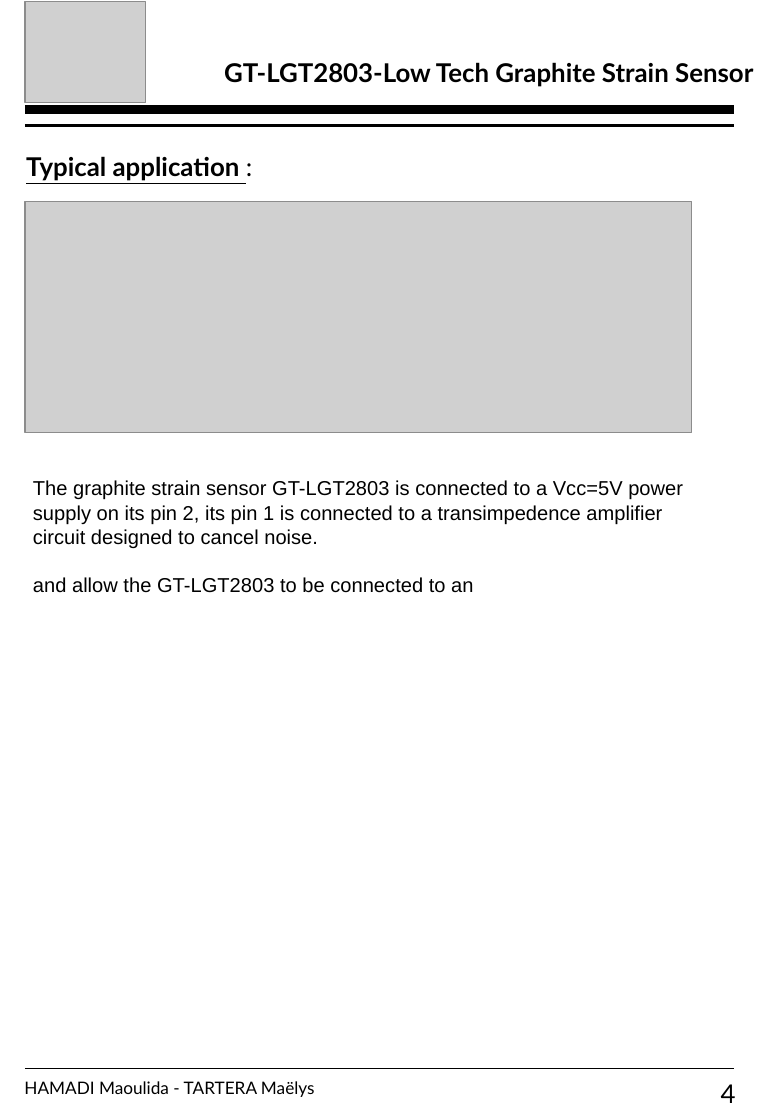
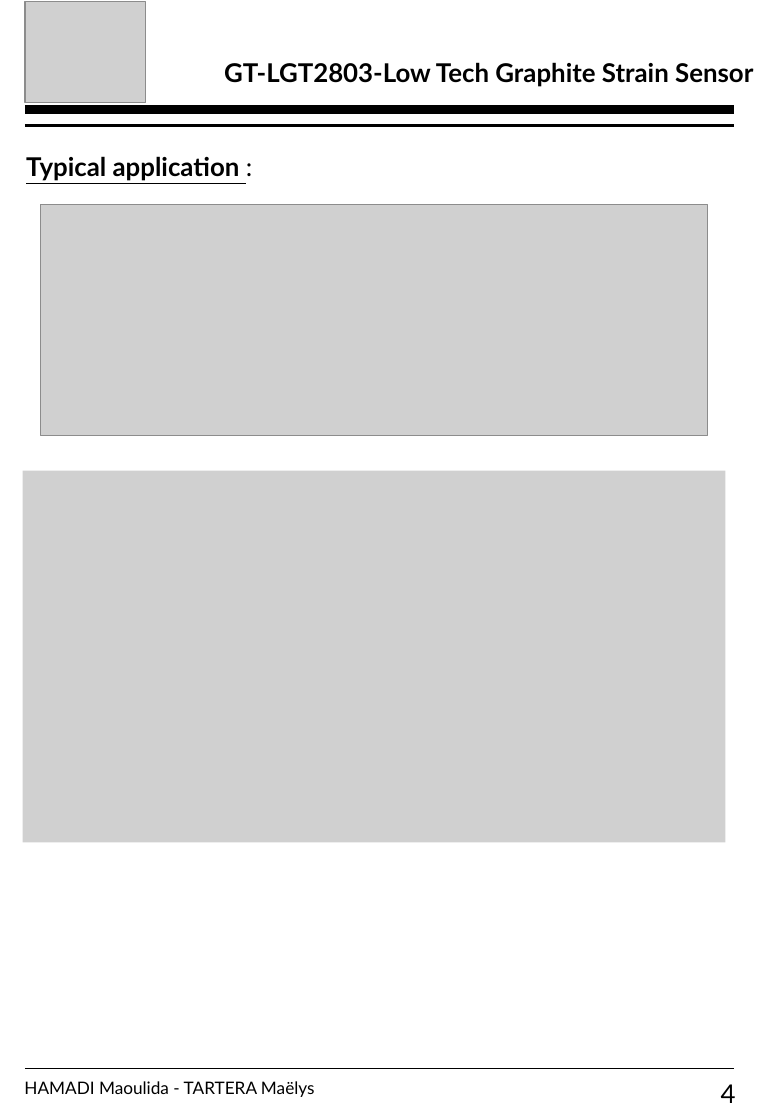
Before and after one commit to MOSH-Insa-Toulouse/2024-2025-4GP-cookingmae-MaouLidaDev, a slide deck: slide 4 of Datasheet/Datasheet_capteur_2025.pptx. Drawn at 775x1120 pixels with LibreOffice and Linux fonts; fonts in the diff are those of the drawing; grey boxes stand for pictures. Boxes give left, top, right and bottom in pixels: in the first picture for what was removed or moved away, otherwise in the second. Text is boxed around its words. In the diff, an @@ line names an element or a change of style, - is before the commit and + after.

```diff
--- a/Datasheet/Datasheet_capteur_2025.pptx
+++ b/Datasheet/Datasheet_capteur_2025.pptx
@@ picture: place and size @@
-picture at (25,202,691,433)
+picture at (40,205,707,436)
@@ picture added at (23,470,725,842) @@
@@ text removed at (33,480,683,593) @@
-The graphite strain sensor GT-LGT2803 is connected to a Vcc=5V power supply on its pin 2, its pin 1 is connected to a transimpedence amplifier circuit designed to cancel noise.
-and allow the GT-LGT2803 to be connected to an
```
Also in this commit, not shown: 3 other files.
